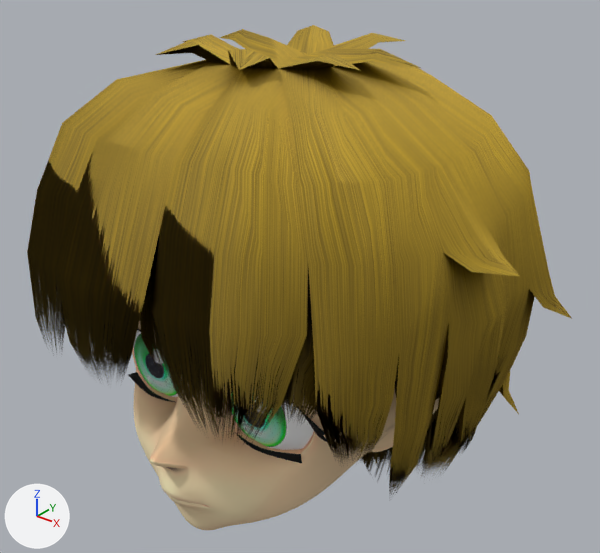
The Blender file head_Boy/head_Boy.blend: old version first, new version second.
One viewpoint serves both versions: a camera (50 mm lens) standing at (0.394, -0.49, 0.433) and looking at (0.0, 0.003, 0.128). Lighting does not change. The marker at lower left points along +X, +Y and +Z. The older version comes first.

The first picture shows 'eyeball.L', 'eyeball.R', 'hair.boy', 'head.boy'.
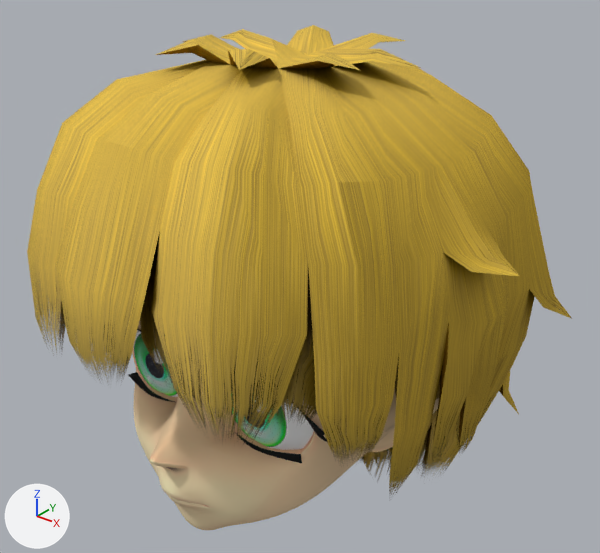
Pixel boxes (x1, y1, x2, y2) of what changed, in the pictures (600 x 553 px):
'hair.boy', recoloured (lighter)
    both: (27, 25, 571, 491)

Patch to the scene script:
```diff
--- a/head_Boy/head_Boy.blend.py
+++ b/head_Boy/head_Boy.blend.py
@@ mat_hair_tex @@
 n2.uv_map = 'UV_Base'
+n5 = _N.new('ShaderNodeNormalMap'); n5.name = 'Normal Map'
+n5.uv_map = 'UV_Base'
+n4 = _N.new('ShaderNodeTexImage'); n4.name = 'Image Texture.001'
+n4.image = img_hair_n_png
 n3 = _N.new('ShaderNodeTexImage'); n3.name = 'Image Texture'
 n3.image = img_hair_png
-n4 = _N.new('ShaderNodeTexImage'); n4.name = 'Image Texture.001'
-n4.image = img_hair_n_png
 _L.new(n2.outputs[0], n3.inputs[0])  # 'UV' to 'Vector'
@@ mat_hair_tex @@
 n0 = _N.new('ShaderNodeBsdfPrincipled'); n0.name = 'Principled BSDF'
 _L.new(n2.outputs[0], n4.inputs[0])  # 'UV' to 'Vector'
-_L.new(n4.outputs[0], n0.inputs[5])  # 'Color' to 'Normal'
+_L.new(n5.outputs[0], n0.inputs[5])  # 'Normal' to 'Normal'
+_L.new(n4.outputs[0], n5.inputs[1])  # 'Color' to 'Color'
```
